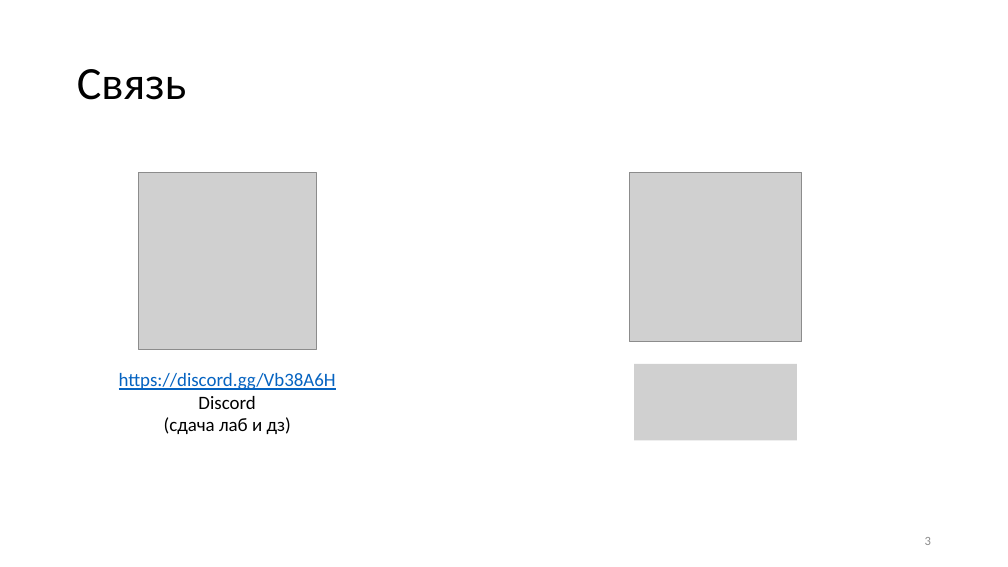
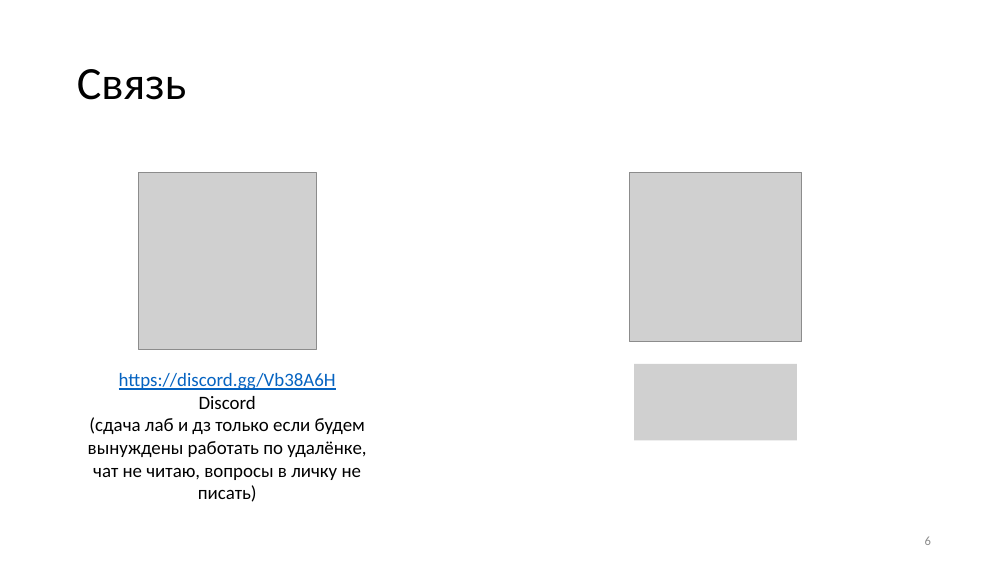
Before and after one commit to CryptoCourse/CryptoLectures, a slide deck: slide 6 of Lectures/Lecture1.pptx (slide 3 before the commit). Drawn at 1008x567 pixels with LibreOffice and Linux fonts; fonts in the diff are those of the drawing; grey boxes stand for pictures. Boxes give left, top, right and bottom in pixels: in the first picture for what was removed or moved away, otherwise in the second. Text is boxed around its words. In the diff, an @@ line names an element or a change of style, - is before the commit and + after.

```diff
--- a/Lectures/Lecture1.pptx
+++ b/Lectures/Lecture1.pptx
@@ text "https://discord.gg/Vb38A6H": place and size @@
-text "https://discord.gg/Vb38A6H" at [119, 373, 336, 434]
+text "https://discord.gg/Vb38A6H" at [88, 373, 366, 502]
@@ text at [88, 417, 366, 502]: text changed @@
-(сдача лаб и дз)
+(сдача лаб и дз только если будем вынуждены работать по удалёнке, чат не читаю, вопросы в личку не писать)
@@ page number at [925, 536, 931, 545]: text changed @@
-3
+6
```
Also in this commit, not shown: 2 other slides changed, 3 slides added.
